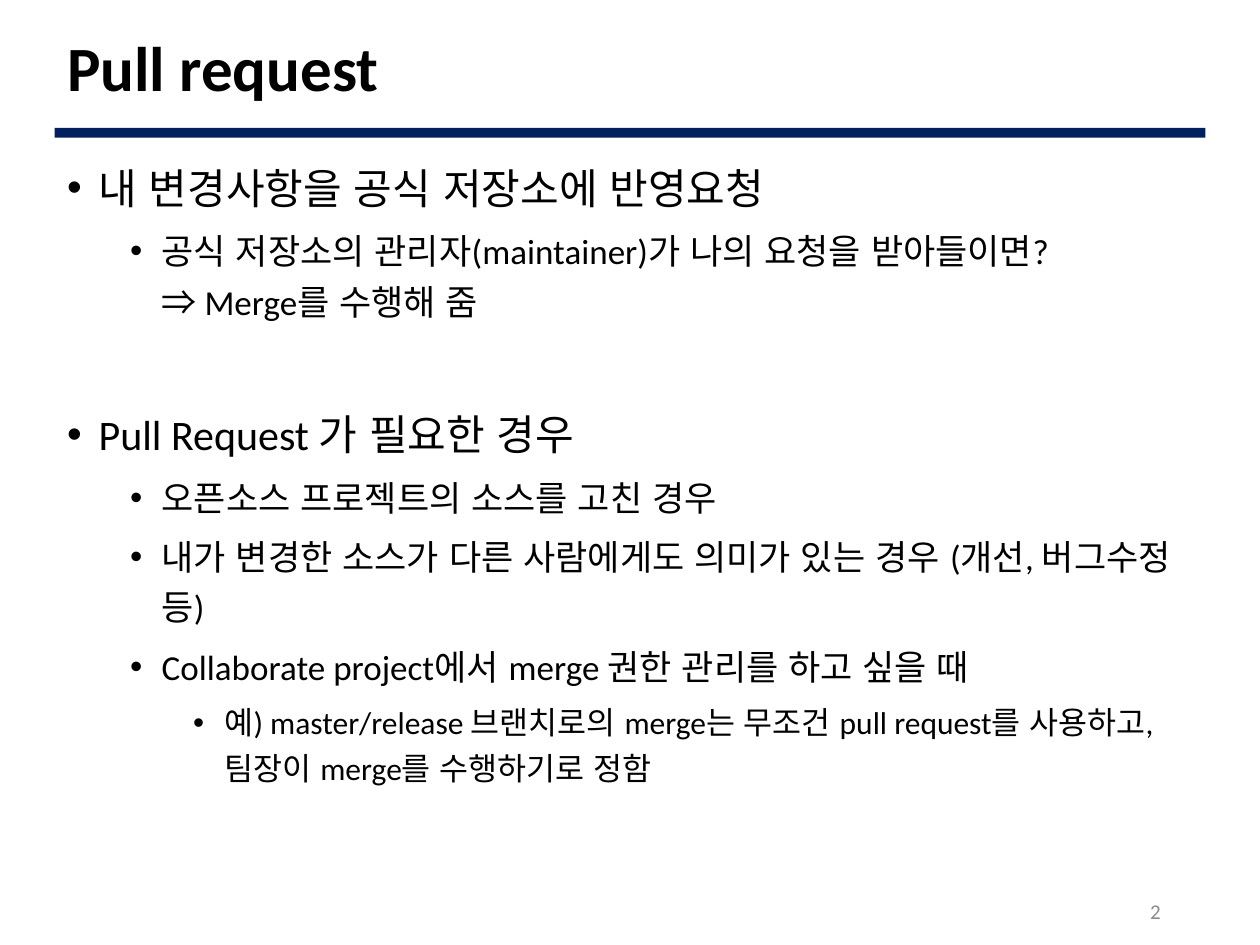
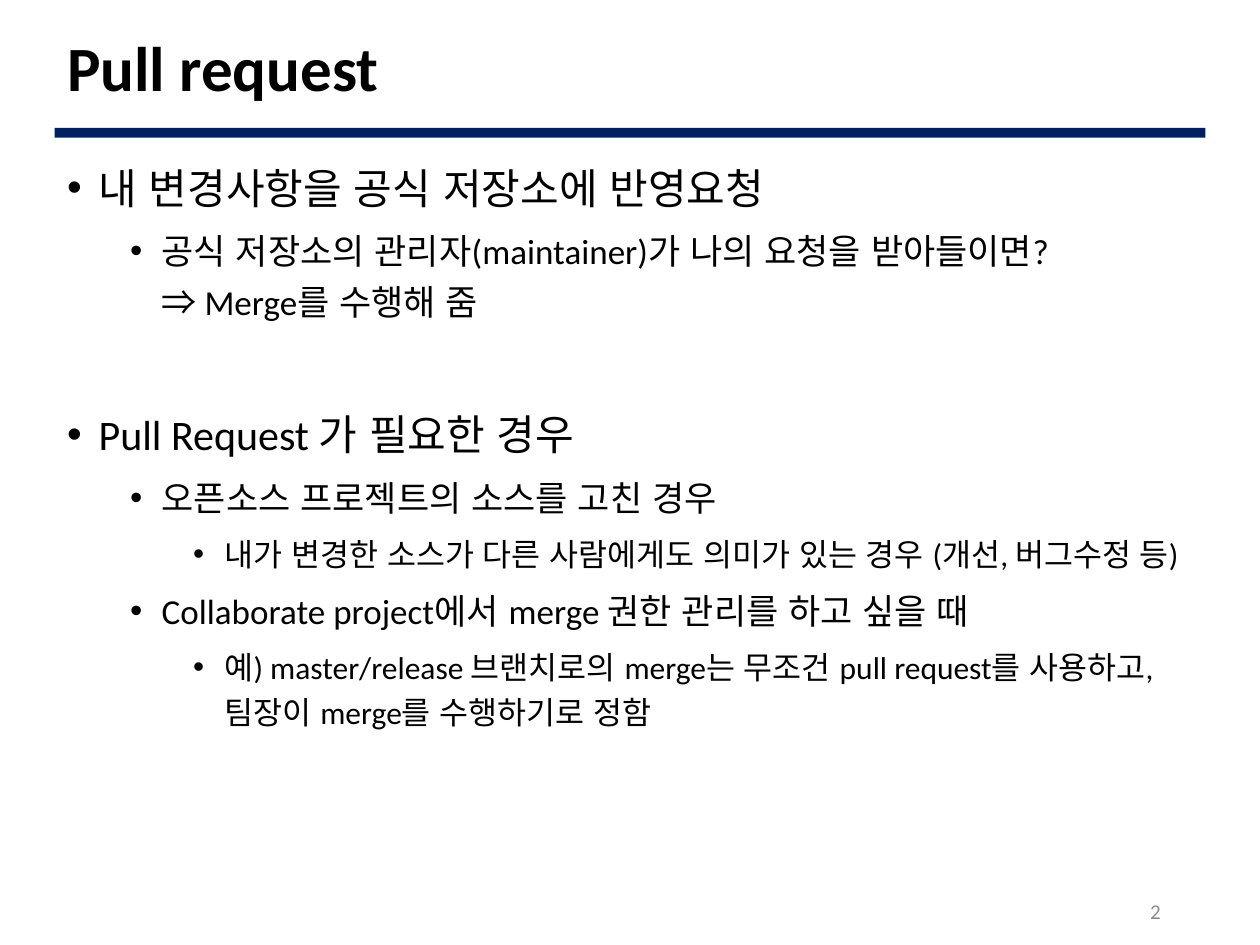
Before and after one commit to JBNU-JEduTools/osscourse, a slide deck: slide 2 of Slides 2020/11. GitHub Pull Request.pptx. Drawn at 1260x945 pixels with LibreOffice and Linux fonts; fonts in the diff are those of the drawing; background and template pictures are left out. Boxes give left, top, right and bottom in pixels: in the first picture for what was removed or moved away, otherwise in the second. Text is boxed around its words. In the diff, an @@ line names an element or a change of style, - is before the commit and + after.

```diff
--- a/Slides 2020/11. GitHub Pull Request.pptx
+++ b/Slides 2020/11. GitHub Pull Request.pptx
@@ text at box(225, 540, 1179, 570): size 20 to 18 pt in "내가 변경한 소스가 다른 사람에게도 의미가 있는 ..."; list level 2 to 3 in "내가 변경한 소스가 다른 사람에게도 ..." @@
```
Also in this commit, not shown: 1 other slide changed, 3 other files.
